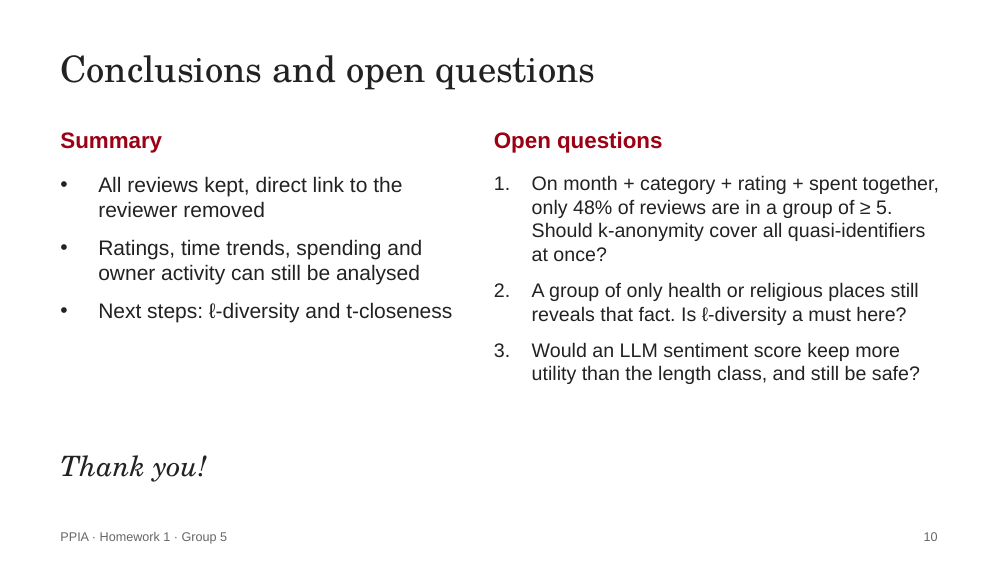
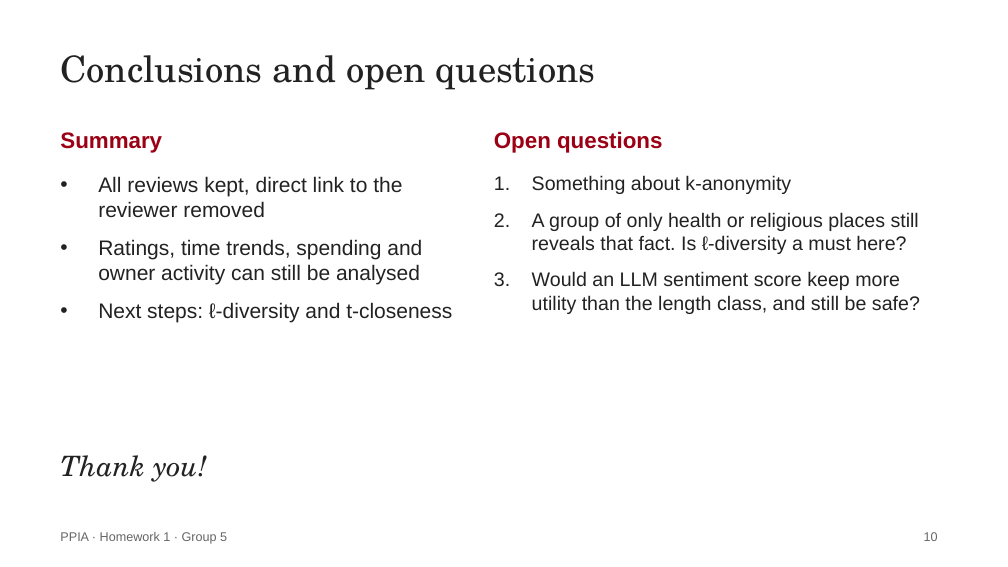
Before and after one commit to IvanRadovanovic113/PPIA_HW1, a slide deck: slide 10 of paper_and_presentation/PPIA_HW1_presentation_v1.pptx. Drawn at 1008x567 pixels with LibreOffice and Linux fonts; fonts in the diff are those of the drawing. Boxes give left, top, right and bottom in pixels: in the first picture for what was removed or moved away, otherwise in the second. Text is boxed around its words. In the diff, an @@ line names an element or a change of style, - is before the commit and + after.

Commit message:
new k anonymity for all qi

```diff
--- a/paper_and_presentation/PPIA_HW1_presentation_v1.pptx
+++ b/paper_and_presentation/PPIA_HW1_presentation_v1.pptx
@@ text at (532, 175, 791, 194): text changed @@
-1. On month + category + rating + spent together, only 48% of reviews are in a group of ≥ 5. Should k-anonymity cover all quasi-identifiers at once?
+1. Something about k-anonymity
```
Also in this commit, not shown: 4 other slides changed, 1 other file.
